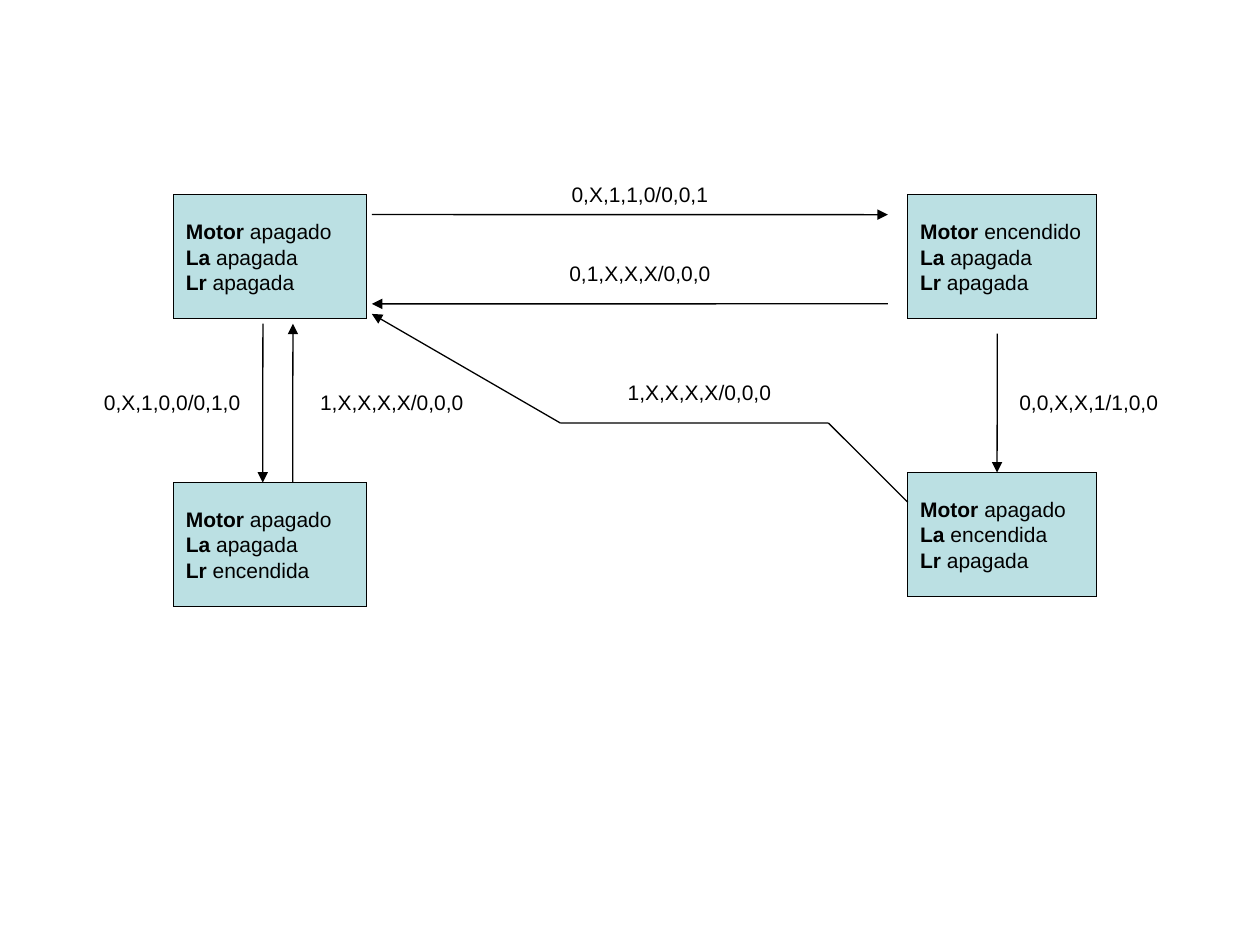
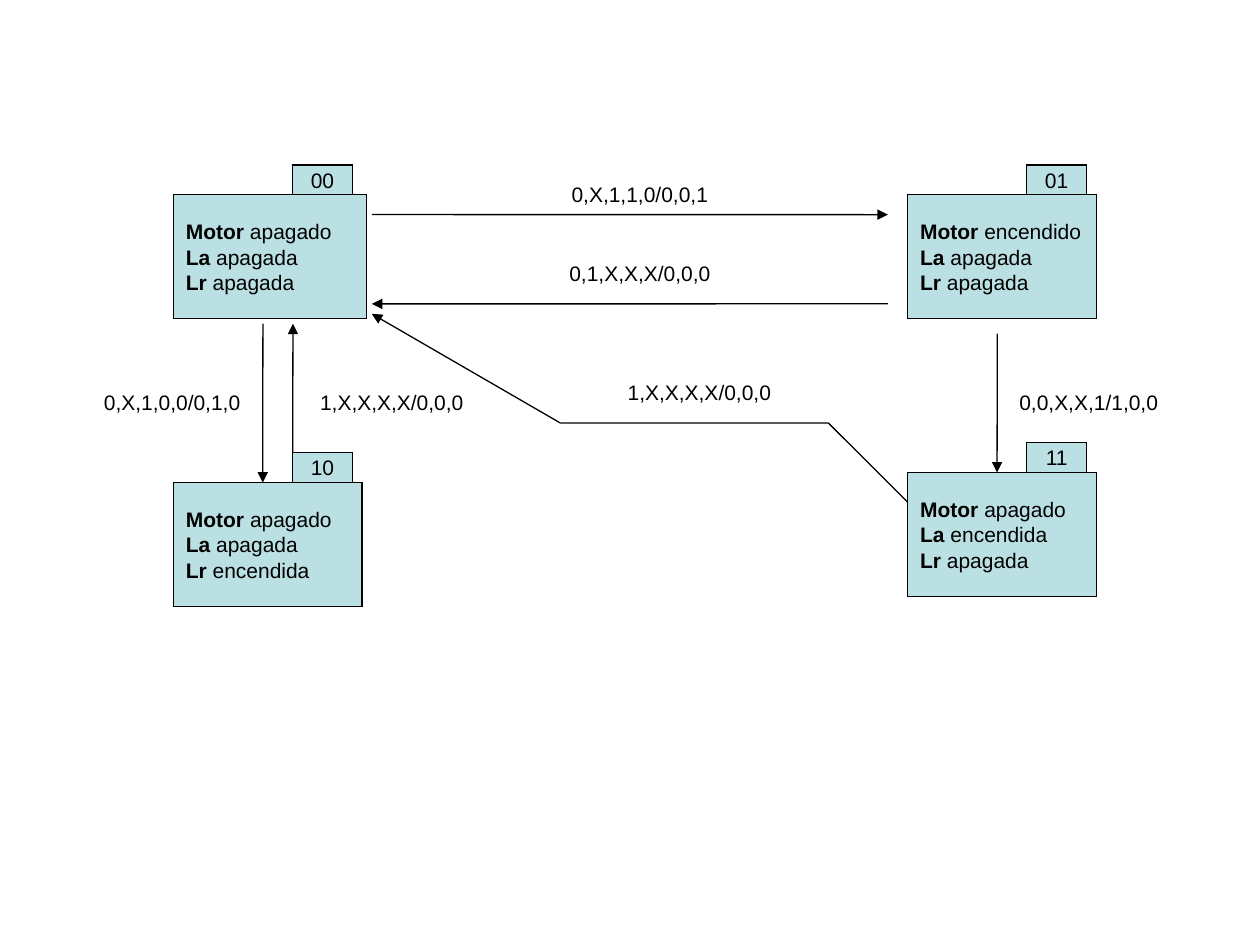
Before and after one commit to malwarezoo/estructuradelcomputador-6670, a slide deck: slide 2 of TP - Desarrollo - 1er cuat 2011/Version Cableada/Diagramas TPNº1.ppt. Drawn at 1260x945 pixels with LibreOffice and Linux fonts; fonts in the diff are those of the drawing. Boxes give left, top, right and bottom in pixels: in the first picture for what was removed or moved away, otherwise in the second. Text is boxed around its words. In the diff, an @@ line names an element or a change of style, - is before the commit and + after.

```diff
--- a/TP - Desarrollo - 1er cuat 2011/Version Cableada/Diagramas TPNº1.ppt
+++ b/TP - Desarrollo - 1er cuat 2011/Version Cableada/Diagramas TPNº1.ppt
@@ rectangle added at [292, 165, 352, 195], fill #BBE0E3, outline #000000 0.74 pt, 12 pt, text #000000 @@
+00
@@ rectangle added at [1027, 165, 1086, 195], fill #BBE0E3, outline #000000 0.74 pt, 12 pt, text #000000 @@
+01
@@ rectangle added at [1027, 442, 1086, 472], fill #BBE0E3, outline #000000 0.74 pt, 12 pt, text #000000 @@
+11
@@ rectangle added at [292, 452, 352, 483], fill #BBE0E3, outline #000000 0.74 pt, 12 pt, text #000000 @@
+10
@@ rectangle "Motor apagado": place and size @@
-rectangle "Motor apagado" at [174, 483, 367, 606]
+rectangle "Motor apagado" at [174, 483, 363, 606]
```
Also in this commit, not shown: 2 other slides changed, 2 other files.
